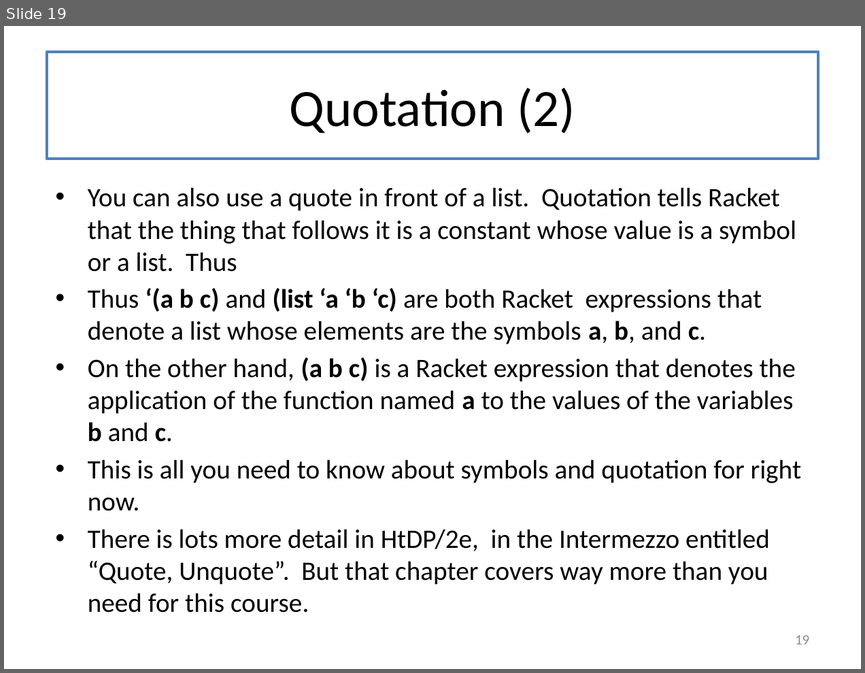
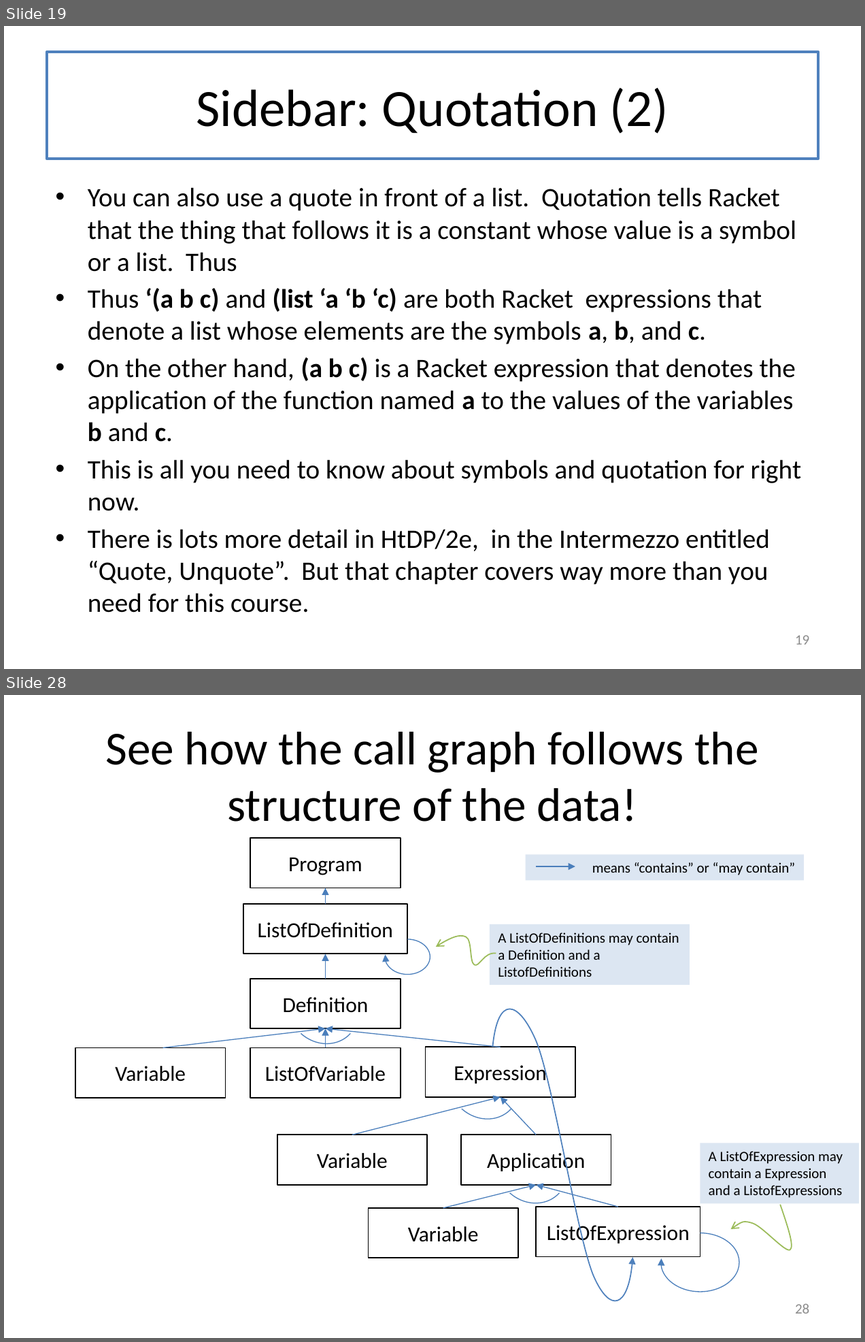
Before and after one commit to mwand/cs5010f16, a slide deck: Slides/Lesson 7.4 Case Study-- Undefined Variables.pptx. Shown one above the other, each under a label of ours: slide 19 before the commit, slides 19 and 28 after it; the slides between them are not shown. The pictures are 865x673 and 865x1342 pixels, drawn with LibreOffice and Linux fonts; fonts in the diff are those of the drawing. Boxes give left, top, right and bottom in pixels: in the first picture for what was removed or moved away, otherwise in the second. Text is boxed around its words. In the diff, an @@ line names an element or a change of style, - is before the commit and + after.

```diff
--- a/Slides/Lesson 7.4 Case Study-- Undefined Variables.pptx
+++ b/Slides/Lesson 7.4 Case Study-- Undefined Variables.pptx
@@ slide 28 added at (x1=4, y1=695, x2=861, y2=1338), background #FFFFFF @@
@@ title added at (x1=47, y1=721, x2=818, y2=828), fill #FFFFFF, outline #4F81BD 2 pt, 39.6 pt, text #000000 @@
+See how the call graph follows the structure of the data!
@@ rectangle added at (x1=525, y1=854, x2=804, y2=880), fill #DCE6F2, 12 pt, text #000000 @@
+means “contains” or “may contain”
@@ arrow added from (536, 866) to (575, 866), #4B7EBC 0.75 pt @@
@@ group added at (x1=75, y1=838, x2=739, y2=1300): 11 rectangles, 9 arrows, 2 freeform shapes, 2 arc (boxed as its full ellipse)s @@
+Variable
+Application
+Expression
+ListOfVariable
+Variable
+Definition
+ListOfDefinition
+Program
+ListOfExpression
+Variable
+A ListOfDefinitions may contain a Definition and a ListofDefinitions
@@ arc (boxed as its full ellipse) added at (x1=274, y1=960, x2=373, y2=1057), outline #4B7EBC 0.75 pt @@
@@ arc (boxed as its full ellipse) added at (x1=434, y1=1035, x2=533, y2=1133), outline #4B7EBC 0.75 pt @@
@@ arc (boxed as its full ellipse) added at (x1=482, y1=1119, x2=581, y2=1217), outline #4B7EBC 0.75 pt @@
@@ rectangle added at (x1=700, y1=1142, x2=858, y2=1203), fill #DCE6F2, 12 pt, text #000000 @@
+A ListOfExpression may contain a Expression and a ListofExpressions
@@ freeform shape added at (x1=730, y1=1204, x2=791, y2=1249), outline #9BBB59 1 pt @@
@@ page number added at (x1=795, y1=1304, x2=809, y2=1313), 12 pt, text #8C8C8C @@
+28
@@ slide 19 changed as well @@
@@ title at (x1=196, y1=88, x2=668, y2=133): text changed @@
-Quotation (2)
+Sidebar: Quotation (2)
```
Also in this commit, not shown: 7 other slides changed, 9 other slides added, 9 slides removed, 7 other files.
